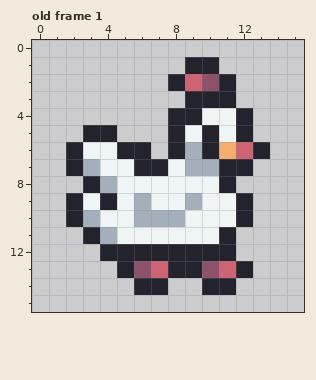
Pixel-art file -- Godot/Assets/Sprites/Gallina.aseprite. The first picture shows the starting point.
16x16 pixels, 1 frame. Shown: old frame 1. The commit also changed other frames, which this record leaves out.
Now the later version:
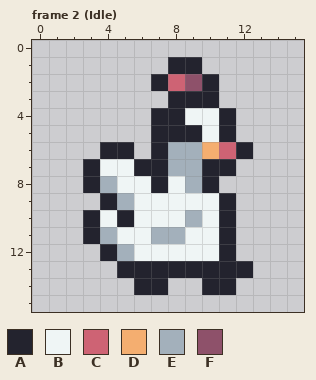
Palette (. is transparent): A #23232e  B #eff5f5  C #ce6374  D #f4ae70  E #a3b0bb  F #8e516a
A new or re-ordered frame is compared with the old frame closest to it.
The edit:
frames 1 -> 8
Changed rows in their new state; - is an unchanged pixel.
Frame 2 (Idle) is new; against old frame 1:
first column x 2:
 1 ------A-.---
 2 -----ACFA.--
 3 ------A--.--
 4 -----A-B-A.-
 5 -..--A-ABA.-
 6 ..A-.AE-DCA.
 7 .A----E-A-.-
 8 -----A-EA.--
 9 ..-EB--B-A.-
10 .A-ABBBE-A.-
11 -----EE-----
12 ---EBBBBB---
13 ----AA--AA--
